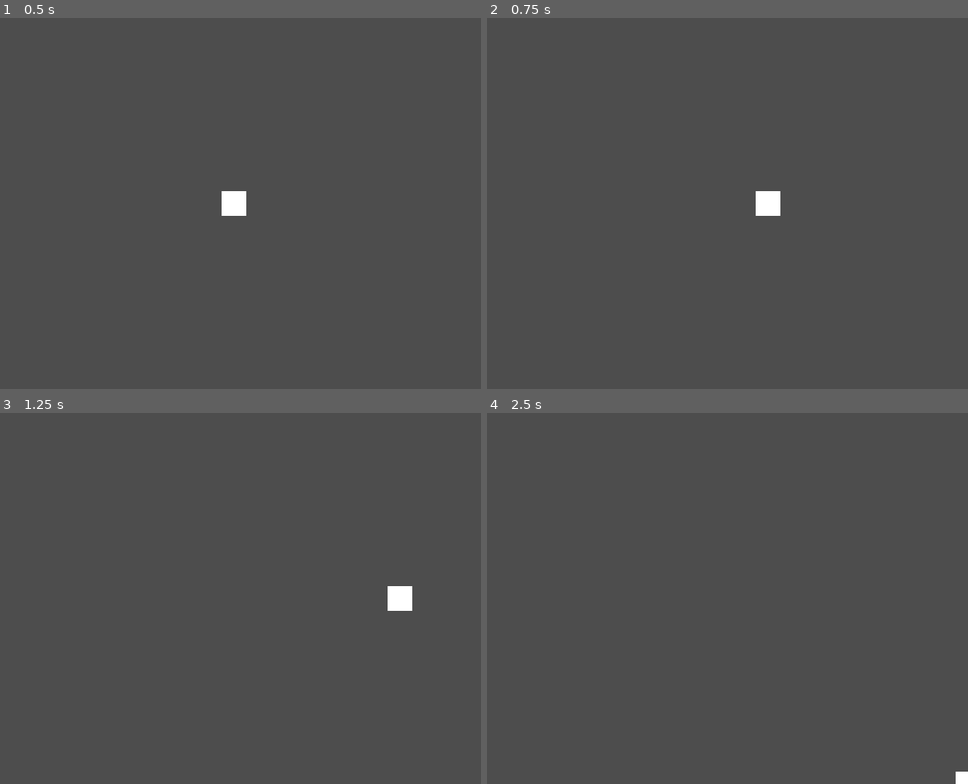
Above: before the commit, frames 1-4 (two rows, left to right).
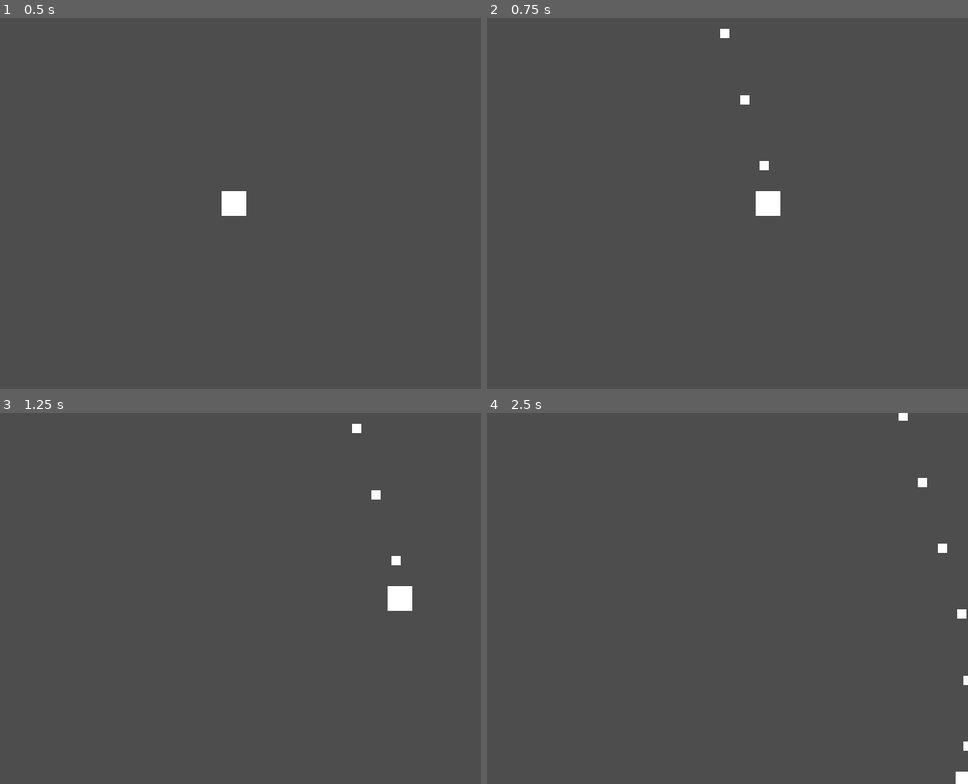
Above: after the commit, the same moments.

Repository: 3k2ng/shmup-prototype
Game: Godot game, scene res://scenes/game.tscn
Same seed, same stepped clock (60 frames per second), same inputs: the game is played once before the commit and once after it. The project has no main scene, so this scene is started directly.
Inputs:
- Up to frame 1 (0.5 s): no input
- Up to frame 2 (0.75 s): tap Enter at 0.5 s; hold Right (move_right) from 0.53 s (still down); hold X (shoot_focus) from 0.53 s (still down)
- Up to frame 3 (1.25 s): keep holding Right (move_right); keep holding X (shoot_focus); tap Z (shoot_rapid) at 0.8 s
- Up to frame 4 (2.5 s): release Right (move_right) at 1.28 s; release X (shoot_focus) at 1.28 s; hold Down (move_down) 1.28-2.03 s; tap Z (shoot_rapid) at 1.35, 2.3 s; tap X (shoot_focus) at 1.55 s; hold Right (move_right) from 2.03 s (still down); hold X (shoot_focus) from 2.03 s (still down)

Frame 1 is identical in both runs. In frame 2, 0.1% of the frame differs, in the area x 48-59%, y 2-42%; in frame 3, 0.1%; in frame 4, 0.2%, in the area x 85-100%, y 0-92%.

Commit message:
add player bullet

Diff:
--- a/objects/player/player.gd
+++ b/objects/player/player.gd
@@ -1,7 +1,26 @@
 extends Area2D
 
-@export var movement_speed : float = 512
-@export var focus_multiplier : float = .6
+const movement_speed : float = 512
+const focus_multiplier : float = .6
+
+const bullet_prefab : PackedScene = preload("res://objects/player/player_bullet.tscn")
+const shoot_cooldown : float = .06
+
+@onready var shoot_timer : float = 0.
+
+func _process(delta: float) -> void:
+    var shoot_normal : bool = Input.is_action_pressed("shoot_rapid")
+    var shoot_focus : bool = Input.is_action_pressed("shoot_focus")
+    if shoot_timer > 0:
+        shoot_timer -= delta
+    elif shoot_normal or shoot_focus:
+        var new_bullet = bullet_prefab.instantiate()
+        new_bullet.position = position + Vector2.UP * 32
+        new_bullet.angle = PI / 2
+        new_bullet.speed = 1024
+        new_bullet.lifetime = 2.
+        get_parent().add_child(new_bullet)
+        shoot_timer = shoot_cooldown
 
 func _physics_process(delta: float) -> void:
     var movement_direction = Input.get_vector(
--- /dev/null
+++ b/objects/player/player.tscn
@@ -0,0 +1,15 @@
+[gd_scene load_steps=3 format=3 uid="uid://bgyvfdui00pk"]
+
+[ext_resource type="Script" uid="uid://bri48fb041do4" path="res://objects/player/player.gd" id="1_cqmt1"]
+
+[sub_resource type="RectangleShape2D" id="RectangleShape2D_8cj0n"]
+size = Vector2(8, 8)
+
+[node name="Player" type="Area2D" groups=["entity", "player"]]
+script = ExtResource("1_cqmt1")
+
+[node name="Polygon2D" type="Polygon2D" parent="."]
+polygon = PackedVector2Array(-16, -16, 16, -16, 16, 16, -16, 16)
+
+[node name="Hurtbox" type="CollisionShape2D" parent="."]
+shape = SubResource("RectangleShape2D_8cj0n")
--- /dev/null
+++ b/objects/player/player_bullet.tscn
@@ -0,0 +1,15 @@
+[gd_scene load_steps=3 format=3 uid="uid://crqj8x7523ffb"]
+
+[ext_resource type="Script" uid="uid://dbqsm3fdu8tb4" path="res://objects/bullet.gd" id="1_jdtw5"]
+
+[sub_resource type="RectangleShape2D" id="RectangleShape2D_jdtw5"]
+size = Vector2(24, 24)
+
+[node name="PlayerBullet" type="Area2D"]
+script = ExtResource("1_jdtw5")
+
+[node name="Polygon2D" type="Polygon2D" parent="." groups=["bullet", "player"]]
+polygon = PackedVector2Array(-6, -6, 6, -6, 6, 6, -6, 6)
+
+[node name="Hitbox" type="CollisionShape2D" parent="."]
+shape = SubResource("RectangleShape2D_jdtw5")
--- a/project.godot
+++ b/project.godot
@@ -19,6 +19,13 @@
 window/size/viewport_width=640
 window/size/viewport_height=480
 window/size/resizable=false
+
+[global_group]
+
+player=""
+enemy=""
+bullet=""
+entity=""
 
 [input]
 
--- a/scenes/game.tscn
+++ b/scenes/game.tscn
@@ -1,19 +1,9 @@
-[gd_scene load_steps=3 format=3 uid="uid://ct6d1nlsopyud"]
+[gd_scene load_steps=2 format=3 uid="uid://ct6d1nlsopyud"]
 
-[ext_resource type="Script" uid="uid://bri48fb041do4" path="res://objects/player/player.gd" id="1_uwrxv"]
-
-[sub_resource type="RectangleShape2D" id="RectangleShape2D_8cj0n"]
-size = Vector2(8, 8)
+[ext_resource type="PackedScene" uid="uid://bgyvfdui00pk" path="res://objects/player/player.tscn" id="1_uwrxv"]
 
 [node name="Game" type="Node"]
 
 [node name="Field" type="Camera2D" parent="."]
 
-[node name="Player" type="Area2D" parent="Field"]
-script = ExtResource("1_uwrxv")
-
-[node name="Polygon2D" type="Polygon2D" parent="Field/Player"]
-polygon = PackedVector2Array(-16, -16, 16, -16, 16, 16, -16, 16)
-
-[node name="Hurtbox" type="CollisionShape2D" parent="Field/Player"]
-shape = SubResource("RectangleShape2D_8cj0n")
+[node name="Player" parent="Field" instance=ExtResource("1_uwrxv")]
